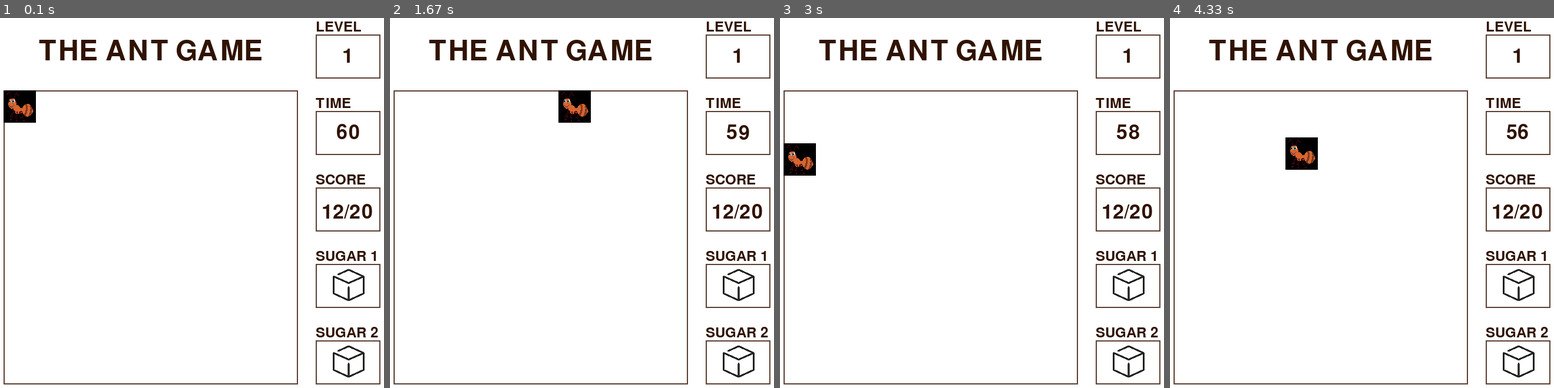
Above: before the commit, frames 1-4 (left to right).
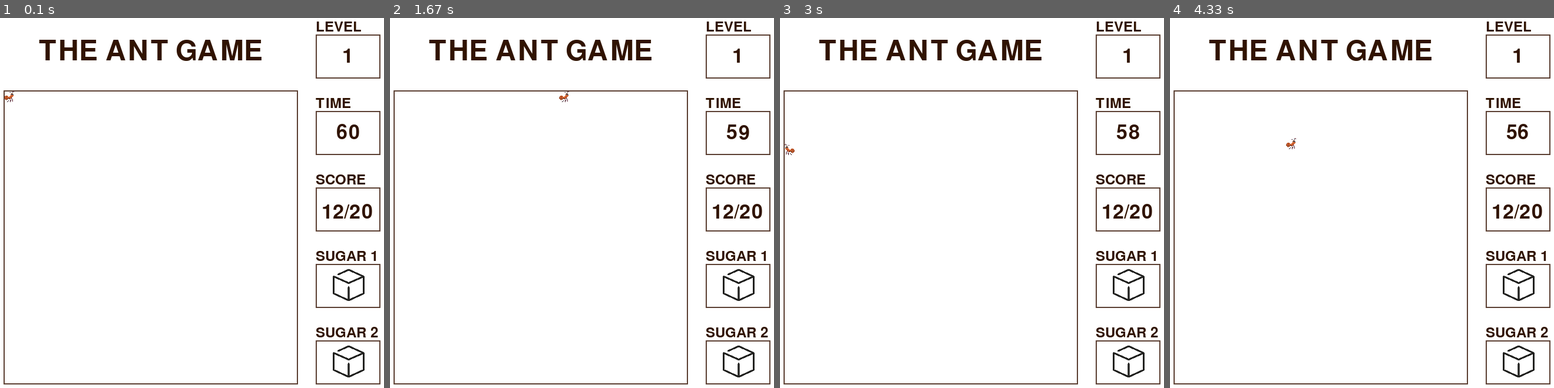
Above: after the commit, the same moments.

Repository: Tan1010/AI_Mini_Project
Game: pygame game, started from ant_game_gui.py
Same seed, same stepped clock (60 frames per second), same inputs: the game is played once before the commit and once after it.
Inputs:
- Up to frame 1 (0.1 s): no input
- Up to frame 2 (1.67 s): hold Right 0.33-0.8 s; hold Up 0.83-1.13 s; hold Right 1.17-1.63 s
- Up to frame 3 (3 s): hold Left 1.67-2.2 s; hold Down 2.23-2.53 s; hold Left 2.57-2.97 s
- Up to frame 4 (4.33 s): hold Up 3-3.37 s; hold Right 3.4-4.03 s; hold Down from 4.07 s (still down)

The runs differ from the first frame. In frame 1, 0.7% of the frame differs, in the area x 0-10%, y 19-29%; in frame 2, 0.7%; in frame 3, 0.7%; in frame 4, 0.7%.

Commit message:
edit ant

Diff:
--- a/ant_game_gui.py
+++ b/ant_game_gui.py
@@ -24,7 +24,7 @@
 rect_color = (92, 64, 51) # Dark Brown
 rect_thickness = 2
 
-ant_size = (55, 55)
+ant_size = (20, 20)
 
 
 class Ant:
@@ -33,7 +33,6 @@
     speed = 5
 
     def moveRight(self):
-        # if self.x < 475:
         if self.x < rect_pos_1[0] + rect_size_1[0] - ant_size[0]:
             self.x = self.x + self.speed
 
@@ -58,21 +57,27 @@
         self._running = True
         self._display_surf = None
         self._image_surf = None
+        self._image_surf_copy = None
         self.ant = Ant()
         self.clock = None
         self.timer_event = None
         self.timer_duration = 60
+        self.isRight = True
 
 
     def on_init(self):
         pygame.init()
+
         self._display_surf = pygame.display.set_mode((self.windowWidth,self.windowHeight), pygame.HWSURFACE)
 
         pygame.display.set_caption('The Ant Game')
         self._running = True
 
         self._image_surf = pygame.image.load("ant.png").convert()
+        self._image_surf.set_colorkey((0, 0, 0), RLEACCEL)
         self._image_surf = pygame.transform.scale(self._image_surf, ant_size)
+        self._image_surf_copy = self._image_surf.copy()
+        self._image_surf_right = pygame.transform.flip(self._image_surf_copy, True, False)
         self.ant_rect = self._image_surf.get_rect()
         self.ant_rect.center = (30, 170)
         self.clock = pygame.time.Clock() # Create a clock object to track the elapsed time
@@ -163,8 +168,11 @@
         self._display_surf.blit(sugar_image, sugar_rect_2)
 
         # Blit the ant icon to the window
-        self._display_surf.blit(self._image_surf, (self.ant.x,self.ant.y))
-
+        # self._display_surf.blit(self._image_surf_right, (self.ant.x,self.ant.y))
+        if self.isRight:
+            self._display_surf.blit(self._image_surf_right, (self.ant.x,self.ant.y))
+        else:
+            self._display_surf.blit(self._image_surf, (self.ant.x,self.ant.y))
         # Update the display
         pygame.display.flip()
 
@@ -189,9 +197,11 @@
             keys = pygame.key.get_pressed()
 
             if (keys[K_RIGHT]):
+                self.isRight = True
                 self.ant.moveRight()
 
             if (keys[K_LEFT]):
+                self.isRight = False
                 self.ant.moveLeft()
 
             if (keys[K_UP]):
